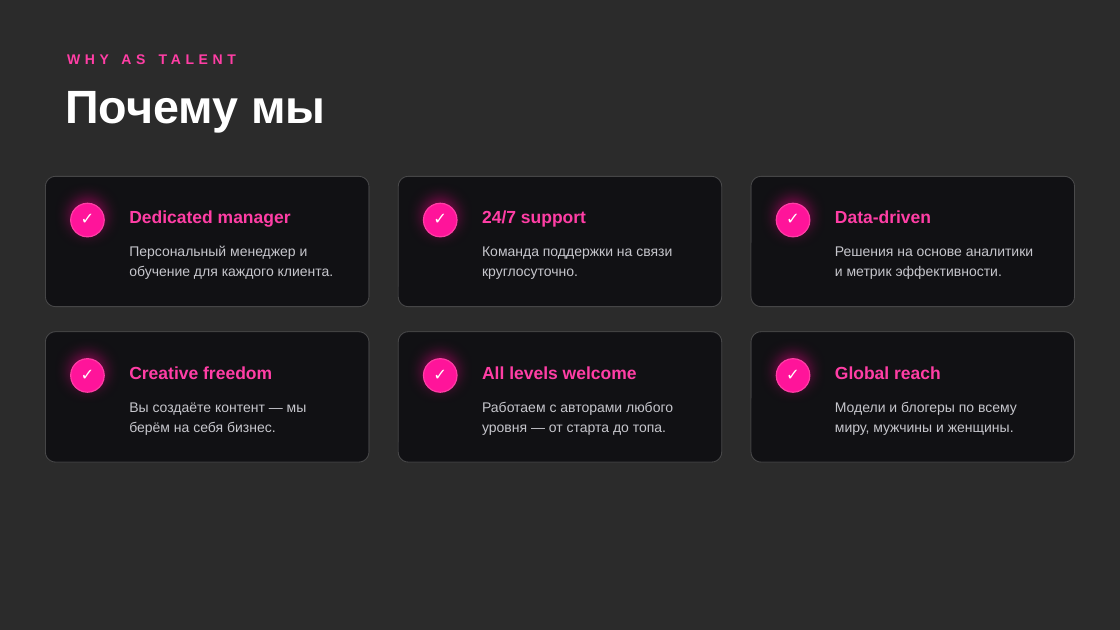
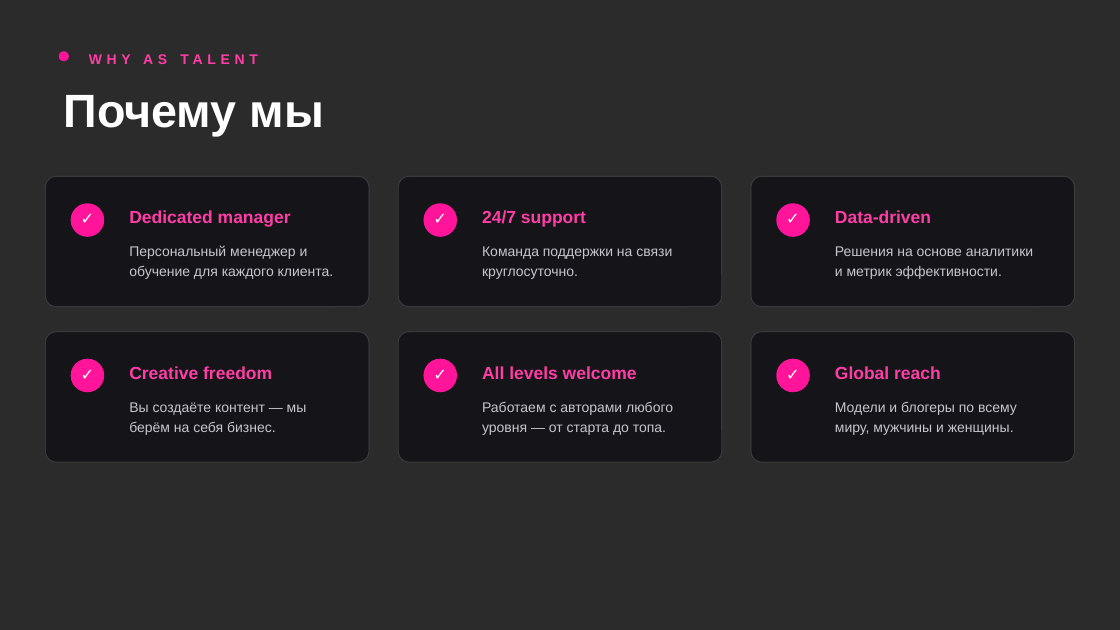
Before and after one commit to baxmand/dasdsjfoisdjfoisj.github.io, a slide deck: slide 7 of AS-Talent-Agency.pptx. Drawn at 1120x630 pixels with LibreOffice and Linux fonts; fonts in the diff are those of the drawing; background and template pictures are left out; a plain dark background stands for a picture behind light text. Boxes give left, top, right and bottom in pixels: in the first picture for what was removed or moved away, otherwise in the second. Text is boxed around its words. In the diff, an @@ line names an element or a change of style, - is before the commit and + after.

```diff
--- a/AS-Talent-Agency.pptx
+++ b/AS-Talent-Agency.pptx
@@ ellipse added at bbox=[59, 51, 69, 61], fill #FF149A @@
@@ text "WHY AS TALENT": place and size @@
-text "WHY AS TALENT" at bbox=[67, 54, 236, 64]
+text "WHY AS TALENT" at bbox=[89, 54, 257, 64]
@@ text "Почему мы": place and size @@
-text "Почему мы" at bbox=[65, 91, 325, 132]
+text "Почему мы" at bbox=[64, 95, 324, 137]
@@ fill #111114 to #141419; proportions changed in 6 elements at bbox=[45, 176, 369, 307], bbox=[398, 176, 722, 307], bbox=[751, 176, 1075, 307], bbox=[45, 332, 369, 462], bbox=[398, 332, 722, 462], bbox=[751, 332, 1075, 462] @@
@@ outline #FF3EA5 1 pt to none; shadow off in 6 elements at bbox=[71, 203, 104, 237], bbox=[423, 203, 457, 237], bbox=[776, 203, 810, 237], bbox=[71, 359, 104, 392], bbox=[423, 359, 457, 392], bbox=[776, 359, 810, 392] @@
```
Also in this commit, not shown: 7 other slides changed, 3 other files.
